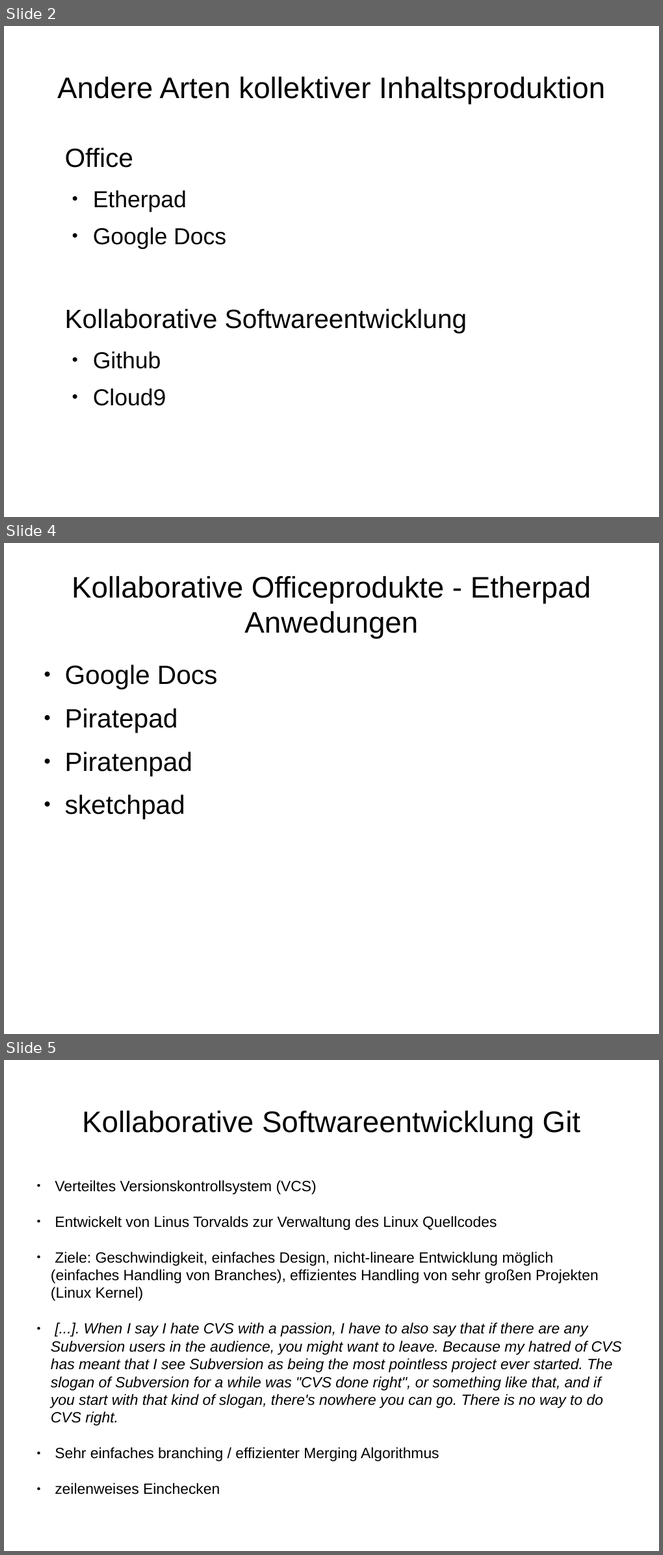
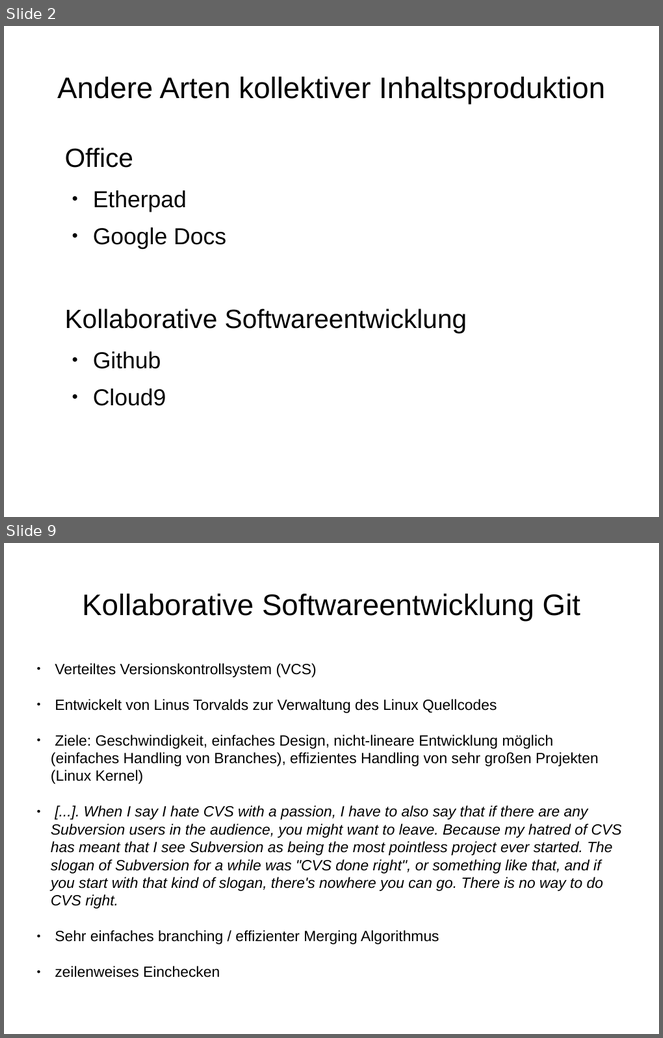
Before and after one commit to rommsen/Seminar_1905, a slide deck: referat/Kapitel4.odp. Shown one above the other, each under a label of ours: slides 2, 4 and 5 before the commit, slides 2 and 9 after it; the slides between them are not shown. The pictures are 663x1555 and 663x1038 pixels, drawn with LibreOffice and Linux fonts; fonts in the diff are those of the drawing. Boxes give left, top, right and bottom in pixels: in the first picture for what was removed or moved away, otherwise in the second. Text is boxed around its words. In the diff, an @@ line names an element or a change of style, - is before the commit and + after.

```diff
--- a/referat/Kapitel4.odp
+++ b/referat/Kapitel4.odp
@@ slide 4 removed at box(4, 543, 659, 1034), background #FFFFFF @@
@@ title removed at box(72, 576, 591, 639) @@
-Kollaborative Officeprodukte - Etherpad Anwedungen
@@ text removed at box(65, 665, 218, 819) @@
-● Google Docs
-● Piratepad
-● Piratenpad
-● sketchpad
@@ what was slide 5 is now slide 9 @@
```
Also in this commit, not shown: 5 slides changed, 6 slides added, 1 other slide removed.
